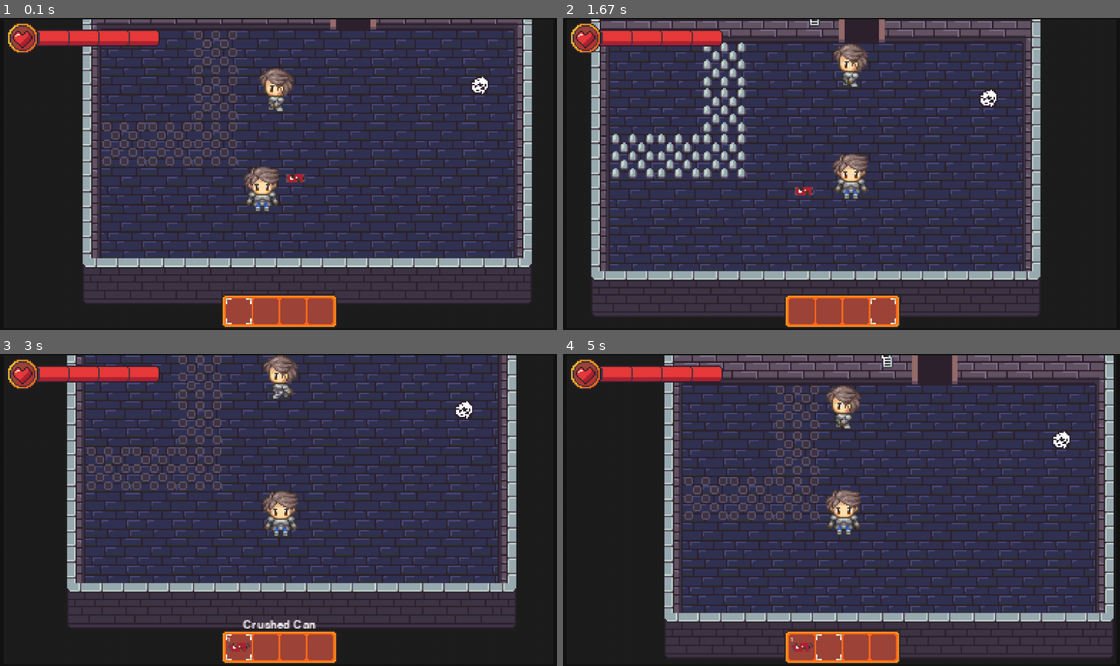
Above: before the commit, frames 1-4 (two rows, left to right).
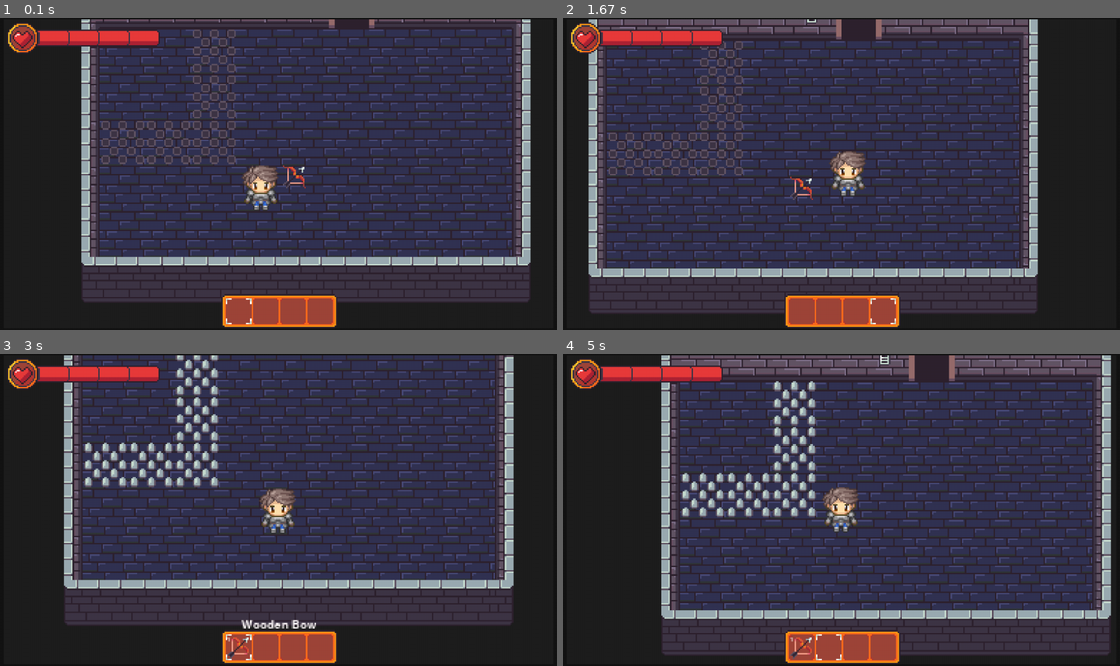
Above: after the commit, the same moments.

Repository: CyberSurge-Dev/PygameTesting
Game: pygame game, started from main.py
Two runs of this game, one before a commit and one after it. Both use one fixed random seed, a clock stepped at 60 frames per second and the inputs below.
Inputs (mouse positions are in pixels of both pictures, inside the frame that each line leads up to):
- Up to frame 1 (0.1 s): no input
- Up to frame 2 (1.67 s): hold D 0.33-0.8 s; hold W 0.83-1.13 s; hold D 1.17-1.63 s; tap 4 at 1.32 s
- Up to frame 3 (3 s): hold A 1.67-2.2 s; tap 2 at 1.82 s; hold S 2.23-2.53 s; tap 3 at 2.38 s; tap E at 2.57 s; tap 1 at 2.9 s
- Up to frame 4 (5 s): click (908, 538) at 3.28 s; hold A 3.57-3.97 s; tap 4 at 3.72 s; hold W 4-4.37 s; tap 2 at 4.15 s; tap I at 4.4, 4.73 s

The runs differ from the first frame. In frame 1, 24% of the frame differs, in the area x 14-96%, y 0-92%; in frame 2, 36%; in frame 3, 33%; in frame 4, 37%, in the area x 17-99%, y 0-98%.

Commit message:
Added a whole bunch of stuff. Adjusted player hitbox and how collisions work, added enemies, added bows and projectiles, fixed a few issues and cleaned up the code a bit.

Diff:
--- a/data/rooms/main_room.json
+++ b/data/rooms/main_room.json
@@ -73,8 +73,8 @@
         "10;1" : {"id":"wall", "variant":6},
         "10;0" : {"id":"wall", "variant":7}
     }, "tile-groups" : {
-        "La" : {
-            "meta" : {"cooldown":70, "spike-time":60, "damage":20, "offset":60},
+        "spike_group_1" : {
+            "meta" : {"cooldown":70, "spike-time":60, "damage":5, "offset":10},
             "tiles" : {
                 "1;3" : {"id":"spikes"},
                 "2;3" : {"id":"spikes"},
@@ -83,16 +83,11 @@
                 "3;1" : {"id":"spikes"}
             }
         }
-    }, "doors" : {
-        "6;0" : {"id":"door", "variant":0},
-        "0;3" : {"id":"door", "variant":1},
-        "10;3" : {"id":"door", "variant":3}
-     }, "items" : {
-        "5;4" : {"id":"crushed-can", "interactable-type":"item"},
-        "9;2" : {"id":"crumbled-paper", "interactable-type":"item"}
+    }, "items" : {
+        "5;4" : {"id":"wooden-bow"}
     }, "decor" : {
     }, "entities" : {
-        "4.5;2" : {"id":"skeleton"}
+
     },
     "meta": {
         "type":"misc"
--- a/data/settings.json
+++ b/data/settings.json
@@ -12,6 +12,6 @@
     },
     "developer": {
         "developer": true,
-        "telemetry": true
+        "telemetry": false
     }
 }
--- a/main.py
+++ b/main.py
@@ -74,7 +74,7 @@
         self.dPos = DisplayPositions((self.display.get_width(), self.display.get_height()))
 
         self.gameManager = GameManager('data/saves/test_save', self.tilemap, self)
-        self.player = Player(self, (128, 128), (28, 28), self.gameManager)
+        self.player = Player(self, (128, 128), (32, 32), (12, 20), self.gameManager)
 
         self.clock = pygame.time.Clock() # Create the game clock
 
@@ -130,15 +130,15 @@
             # Update movement and render player (and HUD elements)
             self.player.update(**self.movement)
             # Update enemies
-            self.tilemap.enemyManager.update(self.player.pos)
+            self.tilemap.enemyManager.update(self.player)
             # Render enemies
             self.tilemap.enemyManager.render(self.display, render_scroll)
             self.player.render(self.display, render_scroll)
 
-            # Scale the display surface to best fit the screen
+            # Scale the display surface to best fit the screen *TODO This system does not work for taller displays*
             self.screen.blit(pygame.transform.scale( self.display, (self.dWidth, self.dHeight) ),
                              ((self.sWidth/2)-(self.dWidth/2) , (self.sHeight/2)-(self.dHeight/2)))
-            self.screen.blit(self.font_screen, (0, 0))
+            self.screen.blit(self.font_screen, (0, 0)) # Render any font ontop at full resolution
 
             # Update Telemetry data
             self.telemetry.update() # update telemetry data
--- a/scripts/assetMap.py
+++ b/scripts/assetMap.py
@@ -14,7 +14,7 @@
 from scripts.utils import load_image, load_images, Animation
 from scripts.interactions import *
 from scripts.gameItems import Item
-from scripts.itemAttributes import Trash, Recyclable
+from scripts.itemAttributes import Trash, Recyclable, Cooldown
 from scripts.tiles import Tile, InteractableTile
 from scripts.entities import Enemy
 
@@ -42,16 +42,17 @@
             'idle' : load_image('entities/player/player.png')
         },
         'skeleton': Enemy({
-            'left' : Animation(load_images('entities/player/left'), 7),
-            'right' : Animation(load_images('entities/player/right'), 7),
-            'up' : Animation(load_images('entities/player/up'), 7),
-            'down' : Animation(load_images('entities/player/down'), 7),
-            'down-left' : Animation(load_images('entities/player/left'), 7),
-            'down-right' : Animation(load_images('entities/player/right'), 7),
-            'up-left' : Animation(load_images('entities/player/left'), 7),
-            'up-right' : Animation(load_images('entities/player/right'), 7),
-            'idle' : load_image('entities/player/player.png')
-        })
+            'left' : Animation(load_images('entities/skeleton/left'), 5),
+            'right' : Animation(load_images('entities/skeleton/right'), 5),
+            'up' : Animation(load_images('entities/skeleton/up'), 5),
+            'down' : Animation(load_images('entities/skeleton/down'), 5),
+            'down-left' : Animation(load_images('entities/skeleton/left'), 5),
+            'down-right' : Animation(load_images('entities/skeleton/right'), 5),
+            'up-left' : Animation(load_images('entities/skeleton/left'), 5),
+            'up-right' : Animation(load_images('entities/skeleton/right'), 5),
+            'idle' : load_image('entities/skeleton/skeleton.png'),
+        }),
+        'arrow' : Projectile(load_image('entities/arrows/wooden_arrow.png'), 5, 10, arrow_hit)
     }
     gui = {
         "itembar" : load_image("gui/hud/itembar.png"),
@@ -67,11 +68,12 @@
         "respawn-button" : load_image("gui/game_over/respawn_button.png")
     }
     items = {
-        "bucket" : Item("Bucket", 4, load_image('items/bucket.png'), {}, pickup_item),
-        "crushed-can" : Item("Crushed Can", 64, load_image('items/crushed_can.png'), {}, pickup_item, Recyclable()),
-        "crumbled-paper" : Item("Crumbled Paper", 64, load_image('items/crumpled_paper.png'), {}, pickup_item, Recyclable()),
-        "paper-cup" : Item("Paper Cup", 64, load_image('items/paper_cup.png'), {}, pickup_item, Recyclable()),
-        "rotton-apple" : Item("Rotton Apple", 64, load_image('items/rotton_apple.png'), {}, pickup_item, Trash()),
+        "bucket" : Item("Bucket", 4, load_image('items/bucket.png'), interaction=pickup_item),
+        "crushed-can" : Item("Crushed Can", 64, load_image('items/crushed_can.png'), interaction=pickup_item),
+        "crumbled-paper" : Item("Crumbled Paper", 64, load_image('items/crumpled_paper.png'), interaction=pickup_item),
+        "paper-cup" : Item("Paper Cup", 64, load_image('items/paper_cup.png'), interaction=pickup_item),
+        "rotton-apple" : Item("Rotton Apple", 64, load_image('items/rotton_apple.png'), interaction=pickup_item),
+        "wooden-bow" : Item("Wooden Bow", 1, load_image("items/bows/wooden_bow.png"), pickup_item, fire_arrow, None, True, {'cooldown':10, 'tick':0}, Cooldown())
     }
     decor = {
         'desk' : {'variants': [load_image("tiles/desk.png")]},
--- a/scripts/enemyManager.py
+++ b/scripts/enemyManager.py
@@ -16,13 +16,14 @@
         """Initialize variables for EnemyManager"""
         self.enemies = []
 
-    def update(self, pos):
+    def update(self, physicsEntity):
         """Update the enemies with player location to determine what movement the enemy will make."""
         for enemy in self.enemies:
             if enemy.health < 0:
+                enemy.on_death(enemy, self)
                 self.enemies.remove(enemy)
             else:
-                enemy.update(pos)
+                enemy.update(physicsEntity)
 
     def render(self, disp, offset):
         """Render enemies to screen"""
@@ -32,3 +33,12 @@
     def add(self, enemy):
         """Add enemy to manager"""
         self.enemies.append(enemy)
+
+    def check_collisions(self, rect):
+        """Check if rect collided with any entities"""
+        entities = []
+        for entity in self.enemies:
+            if entity.rect().colliderect(rect):
+                entities.append(entity)
+
+        return entities
--- a/scripts/entities.py
+++ b/scripts/entities.py
@@ -13,19 +13,19 @@
 """
 # --------------------------------------------------------------------------------
 # External imports
-from cgitb import reset
 import pygame
-import math
+import random
 
 # Internal imports
 from scripts.guiElements import ItemBar, Inventory, HealthBar, GameOver
 from scripts.guiManager import GUIManager
 from scripts.utils import blit
+import math
 # --------------------------------------------------------------------------------
 class PhysicsEntity:
     """Class object used for creating objects that interact with physics"""
 
-    def __init__ (self, tilemap, pos, size, sprite=None, multiplier=1, *exceptions):
+    def __init__ (self, tilemap, pos, size, hitbox, sprite=None, multiplier=1, *exceptions):
         """Initialize the physics entity"""
         self.pos = list(pos) # Convert to list for mutability
         self.size = size
@@ -34,6 +34,7 @@
         self.exceptions = exceptions
         self.sprite = sprite # Can be a dictionary or just a pygame surface
         self.stunned = False
+        self.hitbox = hitbox
 
         # Create a dictionary to store colisions, and velocity
         self.colisions = {
@@ -49,7 +50,7 @@
 
     def rect(self):
         """Returns a pygame Rect onject at the location of the player"""
-        return pygame.Rect(self.pos[0], self.pos[1], self.size[0], self.size[1])
+        return pygame.Rect(self.pos[0]+((self.size[0]-self.hitbox[0])//2), self.pos[1]+((self.size[1]-self.hitbox[1])//2), self.hitbox[0], self.hitbox[1])
 
     def update(self, **movement):
         """
@@ -86,7 +87,7 @@
                 if frame_movement[0] < 0:
                     entity_rect.left = rect.right
                     self.collisions['left'] = True
-                self.pos[0] = entity_rect.x
+                self.pos[0] = entity_rect.x-(self.size[0]-self.hitbox[0])//2
 
         # Check for collisions in up and down movement
         self.pos[1] += frame_movement[1]
@@ -99,7 +100,7 @@
                 if frame_movement[1] < 0:
                     entity_rect.top = rect.bottom
                     self.collisions['up'] = True
-                self.pos[1] = entity_rect.y
+                self.pos[1] = entity_rect.y-(self.size[1]-self.hitbox[1])//2
 
         if self.collisions['down'] or self.collisions['up']:
             self.velocity[0] = 0
@@ -144,7 +145,7 @@
 class Player(PhysicsEntity):
     """Class for all player related physics, and interactions."""
 
-    def __init__ (self, game, pos, size, gameManager, multiplier=1, *exceptions):
+    def __init__ (self, game, pos, size, hitbox, gameManager, multiplier=1, *exceptions):
         """Initialize the player and physics entity"""""
         # Create variables for reference to other elements
         self.gameManager = gameManager
@@ -170,7 +171,9 @@
         self.inventory_open = False
         self.interaction = False
 
-        super().__init__(game.tilemap, pos, size, self.assetMap.entities['player'], multiplier, exceptions)
+        self.projectiles = []
+
+        super().__init__(game.tilemap, pos, size, hitbox, self.assetMap.entities['player'], multiplier, exceptions)
 
     def reset(self):
         """Function that handles what is done when game over"""
@@ -182,15 +185,16 @@
         self.hud.ignore('game-over')
         self.hud.unignore('itembar')
         self.stunned = False
+        self.arrows = []
         self.pos = [(self.tilemap.size[0]//2)*self.tilemap.tile_size, self.tilemap.size[1]//2*self.tilemap.tile_size]
 
     def check_events(self, event):
         """Check events for the player"""
         if event.type == pygame.MOUSEBUTTONDOWN and self.itembar.items[self.itembar.slot_selected][0] != None:
             if event.button == 1:  # Left mouse button.
-                self.itembar.items[self.itembar.slot_selected][0].left_button(event)
+                self.itembar.items[self.itembar.slot_selected][0].left_button(event, self)
             elif event.button == 3:  # Right mouse button.
-                self.itembar.items[self.itembar.slot_selected][0].right_button(event)
+                self.itembar.items[self.itembar.slot_selected][0].right_button(event, self)
         elif event.type == pygame.KEYDOWN:
             if event.key == self.game.keybinds['inventory']:
                 if self.inventory_open:
@@ -235,9 +239,10 @@
                 self.hud.unignore('itembar')
             except: pass
 
-
-
         self.tilemap.check_collisions(self.rect(), self)
+
+        for projectile in self.projectiles:
+            projectile.update(self)
 
     def render(self, disp, offset=(0, 0)):
         """Render player and HUD elements."""
@@ -247,36 +252,117 @@
         if self.interaction:
             blit(disp, self.assetMap.gui['interaction'], (self.pos[0]-offset[0], self.pos[1]-offset[1]))
 
+        # Render the projectiles
+        for projectile in self.projectiles:
+            projectile.render(disp, offset)
+
 class Enemy(PhysicsEntity):
     """Class for enemies"""
-    def __init__ (self, sprite, damage=5, health=10, multiplier=1, size=(32,32), meta={}):
+    def __init__ (self, sprite, damage=5, health=10, multiplier=0.25, distance_from_target=1, size=(32,32), hitbox=(24,24), meta={}, onDeath=None):
         """Initialize the enemy entity"""
         # Infromation to be set appon tilemap instilization
         self.pos = [0, 0]
         self.damage = damage
         self.health = health
         self.meta = meta
-
-        super().__init__(None, self.pos, size, sprite, multiplier, [])
-
-    def update(self, pos):
+        self.distance_from_target=distance_from_target
+        self.onDeath = onDeath
+        self.damaged = False
+        self.immunity_frames = 20
+        self.tick = 21
+
+        super().__init__(None, self.pos, size, hitbox, sprite, multiplier, [])
+
+    def do_damage(self, damage_amount):
+        if not self.damaged:
+            self.health -= damage_amount
+            self.damaged = True
+
+    def update(self, physicsEntity):
         """Determine what direction the enemy needs to move in to go toward player"""
+        # Dictionary for enemy movement
+        pos = physicsEntity.pos
+
+        # Increment ticks for immunity frames
+        if self.damaged:
+            if self.tick >= self.immunity_frames:
+                self.tick = 0
+                self.damaged = False
+            else:
+                self.tick += 1
+
         movement = {
-            'up' : 0,
-            'down': 0,
-            'left': 0,
-            'right': 0
+            'up' : False,
+            'down': False,
+            'left': False,
+            'right': False
         }
+
         # Check horizontal movement
-        if (self.pos[0]-pos[0] > 0):
+        if (self.pos[0]-pos[0]-self.distance_from_target > 15):
             movement['left'] = True
-        else:
+        elif (self.pos[0]-pos[0]+self.distance_from_target < -15):
             movement['right'] = True
+        else:
+            movement['right'] = False
+            movement['left'] = False
 
         # Check vertical movement
-        if (self.pos[1]-pos[1] > 0):
+        if (self.pos[1]-pos[1]-self.distance_from_target < -15):
             movement['down'] = True
-        else:
+        elif (self.pos[1]-pos[1]+self.distance_from_target > 15):
             movement['up'] = True
+        else:
+            movement['up'] = False
+            movement['down'] = False
+
+        # Check for collision with passed entity
+        if self.rect().colliderect(physicsEntity.rect()):
+            physicsEntity.health_bar.damage(self.damage)
 
         super().update(**movement)
+
+    def on_death(self, *args):
+        """What happends on the death of the entity"""
+        if self.onDeath != None:
+            self.onDeath(self, args)
+
+    def copy(self):
+        """Return a copy of self"""
+        return Enemy(self.sprite, self.damage, self.health, self.multiplier, self.distance_from_target, self.size, self.hitbox, self.meta, self.onDeath)
+
+class Projectile(PhysicsEntity):
+    """Class for projectiles"""
+    def __init__(self, sprite, damage=5, multiplier=10, onHit=None):
+        self.damage = damage
+        self.multiplier = 10
+        self.onHit = onHit
+        self.sprite = sprite
+        self.multiplier
+        # Set on release
+        self.pos = [0, 0]
+        self.angle = 0 # Angle of projectile
+
+    def set(self, pos, angle):
+        self.pos = pos
+        self.angle = angle
+        self.sprite = pygame.transform.rotate(self.sprite, -math.degrees(self.angle))
+
+    def rect(self):
+        return pygame.Rect(self.pos[0], self.pos[1], self.sprite.get_width(), self.sprite.get_height())
+
+    def update(self, player):
+        """Update the arrow"""
+        for enemy in player.tilemap.enemyManager.check_collisions(self.rect()):
+            enemy.do_damage(self.damage)
+            player.projectiles.remove(self)
+        self.pos[0] += math.cos(self.angle) * self.multiplier
+        self.pos[1] += math.sin(self.angle) * self.multiplier
+
+    def render(self, disp, offset):
+        """Redner the arrow"""
+
+        blit(disp, self.sprite, (self.pos[0]-offset[0], self.pos[1]-offset[1]))
+
+    def copy(self):
+        return Projectile(self.sprite, self.damage, self.onHit)
--- a/scripts/gameItems.py
+++ b/scripts/gameItems.py
@@ -15,7 +15,7 @@
 
 class Item():
     """Simple class to store all attributes of a Item"""
-    def __init__(self, display_name, max_stack, icon, meta, interaction=None, left_button=None, right_button=None, *attributes):
+    def __init__(self, display_name, max_stack, icon, interaction=None, left_button=None, right_button=None, show_when_held=False, meta={}, *attributes):
         """Initialize game Item"""
         self.attributes = attributes
         self.icon = icon
@@ -24,6 +24,7 @@
         self.r_button = right_button
         self.max_stack = max_stack
         self.interaction = interaction
+        self.show_when_held = show_when_held
         self.meta = meta
 
     def update(self):
@@ -44,6 +45,7 @@
 
     def left_button(self, *args):
         """Handles the event for the left mouse button."""
+        print(self.l_button)
         if self.l_button != None:
             self.l_button(self, *args)
 
@@ -53,4 +55,4 @@
             self.r_button(self, *args)
 
     def copy(self):
-        return Item(self.display_name, self.max_stack, self.icon, self.meta, self.interaction, *self.attributes)
+        return Item(self.display_name, self.max_stack, self.icon, self.interaction, self.l_button, self.r_button, self.show_when_held, self.meta.copy(), *self.attributes)
--- a/scripts/interactions.py
+++ b/scripts/interactions.py
@@ -12,6 +12,24 @@
 from scripts.utils import blit
 from scripts.itemAttributes import Trash, Recyclable
 from scripts.guiElements import ClosableTextBox
+from scripts.entities import Projectile
+import math
+
+def fire_arrow(item, event, player):
+    """Fire an arrow at event position, using metadata from item"""
+    if item.meta['tick'] == 0:
+        # Create an arrow, set trjectory and pos, append to render list
+        pos = (player.game.sWidth//2, player.game.sHeight//2) # Base player position as center of screen
+        print("player: ", pos, " Mouse:", event.pos)
+        arrow = player.tilemap.assetMap.entities['arrow'].copy()
+        tPos = player.pos.copy()
+        arrow.set([tPos[0], tPos[1]+15], math.atan2((event.pos[1]-pos[1]), (event.pos[0]-pos[0]))) # Set arrow information
+        player.projectiles.append(arrow)
+        item.meta['tick'] = 1 # set to one to activate cooldown
+
+def arrow_hit(arrow, entity):
+    """Logic for when an arrow hits an entity"""
+    entity.damage(arrow.damage)
 
 def show_text_box(item, player):
     """Shows a textbox to the screen with the text passed in"""
@@ -34,8 +52,12 @@
             player.itembar.items[player.itembar.slot_selected] = (None, 0)
 
 def set_room(tile, *args):
-    args[0].gameManager.set_room_from_id(args[0].tilemap.get_tile(tile.pos).meta.get('id', 0))
-    args[0].pos = [(args[0].tilemap.size[0]//2)*args[0].tilemap.tile_size+args[0].tilemap.tile_size//2, (args[0].tilemap.size[1]//2)*args[0].tilemap.tile_size]
+    args[1].gameManager.set_room_from_id(args[1].tilemap.get_tile(tile.pos).meta.get('id', 0))
+    # Set x and y postion, using an offset if the room is of an odd width
+    if args[1].tilemap.size[0] % 2 == 0:
+        args[1].pos = [(args[1].tilemap.size[0]//2)*args[1].tilemap.tile_size, (args[1].tilemap.size[1]//2)*args[1].tilemap.tile_size]
+    else:
+        args[1].pos = [(args[1].tilemap.size[0]//2)*args[1].tilemap.tile_size+args[1].tilemap.tile_size//2, (args[1].tilemap.size[1]//2)*args[1].tilemap.tile_size]
 
 def on_interact_recycle(item, player):
     for attribute in player.itembar.items[player.itembar.slot_selected][0].attributes:
@@ -57,10 +79,18 @@
 
 def spike_damage(tile, *args):
     if tile.collision_interactable:
-        args[0].health_bar.damage(tile.meta['damage'])
+        args[1].health_bar.damage(tile.meta['damage'])
 
 def spike_tick(tile, disp, offset, tilesize, *args):
-    if tile.collision_interactable == False:
+    """Increment spike ticks"""
+    # Check offset
+    if tile.meta['offset'] >= 0:
+        tile.meta['offset'] -= 1
+        if tile.meta['offset'] < 0:
+            tile.collision_interactable = True
+            tile.variant = 1
+
+    if not tile.collision_interactable:
         if tile.meta['tick'] >= tile.meta['cooldown']:
             tile.meta['tick'] = 0
             tile.collision_interactable = True
--- a/scripts/itemAttributes.py
+++ b/scripts/itemAttributes.py
@@ -12,12 +12,29 @@
 # --------------------------------------------------------------------------------
 
 class Attribute():
-    """Simple base class for all attributes"""
+    """Simple base class for all attributes."""
     def update(self, item):
         """Updates the attribute"""
+
 
 class Recyclable(Attribute):
     pass
 
 class Trash(Attribute):
     pass
+
+class Cooldown(Attribute):
+    """
+    Class for item cooldown, will overide any metadata called 'tick' or 'cooldown'.
+
+    Cooldown between item actions, to check if item cooldown is up, check for the 'tick' metadata to be equal to
+    0, and set it to 1 when you want to start another cooldown.
+    """
+    def update(self, item):
+        """Handles logic for cooldown"""
+        if item.meta['tick'] != 0:
+            # Increment the tick until it is greater than the cooldown
+            if item.meta['tick'] < item.meta['cooldown']:
+                item.meta['tick'] += 1
+            else:
+                item.meta['tick'] = 0
--- a/scripts/newTilemap.py
+++ b/scripts/newTilemap.py
@@ -51,6 +51,7 @@
         self.decor = {}  # Just images, can have floating point positions
         self.items = {}  # Item objects to be rendered on the tilemap
         self.tile_groups = {}
+        self.enemyManager = EnemyManager()
 
         # Load information from Tilemap
         for k, v in tile_data.get('tilemap', {}).items():
@@ -100,7 +101,7 @@
         # Load enemies from tilemap
         for k, v in tile_data.get('entities', {}).items():
             # Load decor from file, these are just images
-            entity = self.assetMap.entities[v.get('id', 'NaN')]
+            entity = self.assetMap.entities[v.get('id', 'NaN')].copy()
             tpos = list([float(x) for x in k.split(";")])
             entity.pos = [tpos[0] * self.tile_size, tpos[1] * self.tile_size]
             entity.tilemap = self
@@ -206,7 +207,8 @@
         # Set rect to collide with
         for tile in self.get_interactable_tiles_around((rect.x, rect.y)):
             if pygame.Rect(tile.pos[0]*self.tile_size, tile.pos[1]*self.tile_size, self.tile_size, self.tile_size).colliderect(rect):
-                tile.on_collision(tile, *args)
+                print(tile)
+                tile.collision(tile, *args)
 
     def add_tile(self, pos, tile):
         """Adds or overwrites tile at location"""
--- a/scripts/tiles.py
+++ b/scripts/tiles.py
@@ -77,7 +77,7 @@
 
     def collision(self, *args):
         """Call appropraite collision function"""""
-        if self.collision_interactable and self.on_colision != None:
+        if self.collision_interactable and self.on_collision != None:
             # Run correct function if the tile is interactable
             self.on_collision(self, *args)
 
--- a/scripts/utils.py
+++ b/scripts/utils.py
@@ -35,7 +35,6 @@
 clear = lambda: os.system('clear' if os.name == 'posix' else 'cls')
 screen = None
 # --------------------------------------------------------------------------------
-
 
 class GameManager():
     """The game manager class is used to manage and load save files."""
Binary file added: data/images/entities/arrows/wooden_arrow.png
Binary file added: data/images/entities/skeleton/down/down_00.png
Binary file added: data/images/entities/skeleton/down/down_01.png
Binary file added: data/images/entities/skeleton/down/down_02.png
Binary file added: data/images/entities/skeleton/left/left_00.png
Binary file added: data/images/entities/skeleton/left/left_01.png
Binary file added: data/images/entities/skeleton/left/left_02.png
Binary file added: data/images/entities/skeleton/right/right_00.png
Binary file added: data/images/entities/skeleton/right/right_01.png
Binary file added: data/images/entities/skeleton/right/right_02.png
Binary file added: data/images/entities/skeleton/skeleton.png
Binary file added: data/images/entities/skeleton/up/up_00.png
(and 4 more such lines)
